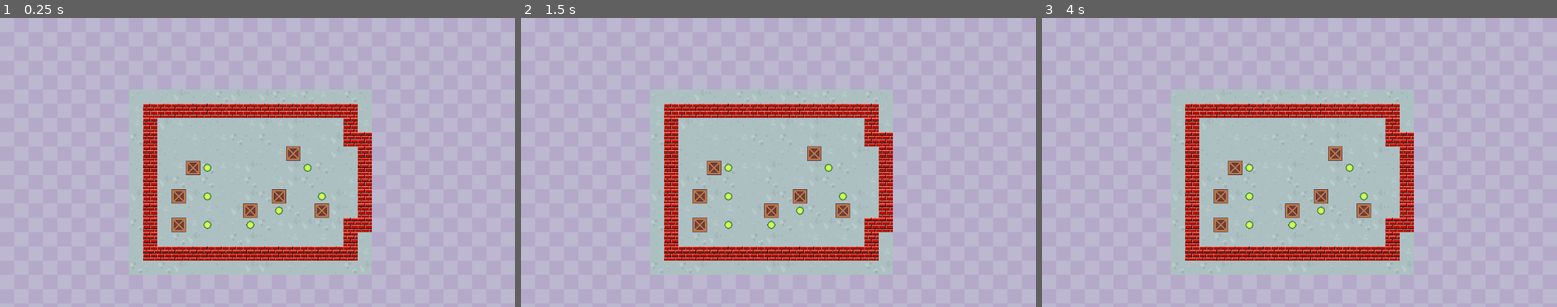
Above: before the commit, frames 1-3 (left to right).
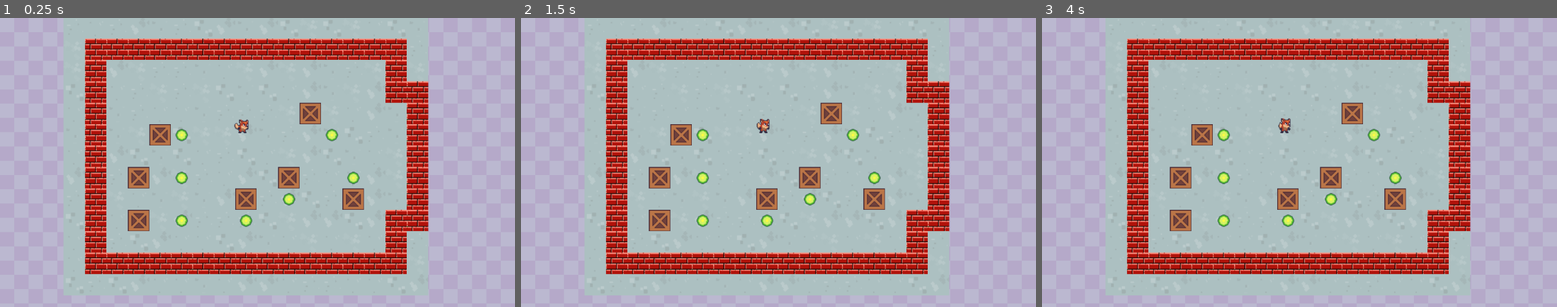
Above: after the commit, the same moments.

Repository: DMAlexander/Sokoban
Game: Godot game, scene res://scenes/level/level.tscn
Two runs of this game, one before a commit and one after it. Both use one fixed random seed, a clock stepped at 60 frames per second and the inputs below. The project has no main scene, so this scene is started directly.
Inputs:
- Up to frame 1 (0.25 s): no input
- Up to frame 2 (1.5 s): tap Enter at 1.25 s
- Up to frame 3 (4 s): tap Space at 3.5 s

The runs differ from the first frame. In frame 1, 25% of the frame differs, in the area x 12-84%, y 0-96%; in frame 2, 25%; in frame 3, 25%.

Commit message:
Player scene and camera

Diff:
--- a/scenes/level/level.tscn
+++ b/scenes/level/level.tscn
@@ -1,7 +1,8 @@
-[gd_scene load_steps=3 format=4 uid="uid://hvgvoyt20mct"]
+[gd_scene load_steps=4 format=4 uid="uid://hvgvoyt20mct"]
 
 [ext_resource type="Texture2D" uid="uid://c53pwd4m2mf8g" path="res://assets/Purple.png" id="1_xw0u1"]
 [ext_resource type="TileSet" uid="uid://cih76gxm0kslj" path="res://assets/level_tiles.tres" id="2_h7rpy"]
+[ext_resource type="PackedScene" uid="uid://ckc3k3jas3bm5" path="res://scenes/player/player.tscn" id="3_3u6wj"]
 
 [node name="Level" type="Node2D"]
 
@@ -34,3 +35,11 @@
 [node name="Boxes" type="TileMapLayer" parent="TileLayers"]
 tile_map_data = PackedByteArray("AAAMAAwAAAABAAAAAAAMAA4AAAABAAAAAAAUAAkAAAABAAAAAAAWAA0AAAABAAAAAAATAAwAAAABAAAAAAARAA0AAAABAAAAAAANAAoAAAABAAAAAAA=")
 tile_set = ExtResource("2_h7rpy")
+
+[node name="Player" parent="." instance=ExtResource("3_3u6wj")]
+z_index = 1
+position = Vector2(556, 317)
+
+[node name="Camera2D" type="Camera2D" parent="."]
+position = Vector2(577, 377)
+zoom = Vector2(1.5, 1.5)
--- /dev/null
+++ b/scenes/player/player.tscn
@@ -0,0 +1,45 @@
+[gd_scene load_steps=7 format=3 uid="uid://ckc3k3jas3bm5"]
+
+[ext_resource type="Texture2D" uid="uid://bc4thtrf2on3d" path="res://assets/player-idle.png" id="1_x40oe"]
+
+[sub_resource type="AtlasTexture" id="AtlasTexture_ld5uq"]
+atlas = ExtResource("1_x40oe")
+region = Rect2(0, 0, 33, 32)
+
+[sub_resource type="AtlasTexture" id="AtlasTexture_mnly4"]
+atlas = ExtResource("1_x40oe")
+region = Rect2(33, 0, 33, 32)
+
+[sub_resource type="AtlasTexture" id="AtlasTexture_p0f4d"]
+atlas = ExtResource("1_x40oe")
+region = Rect2(66, 0, 33, 32)
+
+[sub_resource type="AtlasTexture" id="AtlasTexture_gyqce"]
+atlas = ExtResource("1_x40oe")
+region = Rect2(99, 0, 33, 32)
+
+[sub_resource type="SpriteFrames" id="SpriteFrames_68bln"]
+animations = [{
+"frames": [{
+"duration": 1.0,
+"texture": SubResource("AtlasTexture_ld5uq")
+}, {
+"duration": 1.0,
+"texture": SubResource("AtlasTexture_mnly4")
+}, {
+"duration": 1.0,
+"texture": SubResource("AtlasTexture_p0f4d")
+}, {
+"duration": 1.0,
+"texture": SubResource("AtlasTexture_gyqce")
+}],
+"loop": true,
+"name": &"idle",
+"speed": 7.0
+}]
+
+[node name="Player" type="AnimatedSprite2D"]
+sprite_frames = SubResource("SpriteFrames_68bln")
+animation = &"idle"
+autoplay = "idle"
+frame_progress = 0.602091
